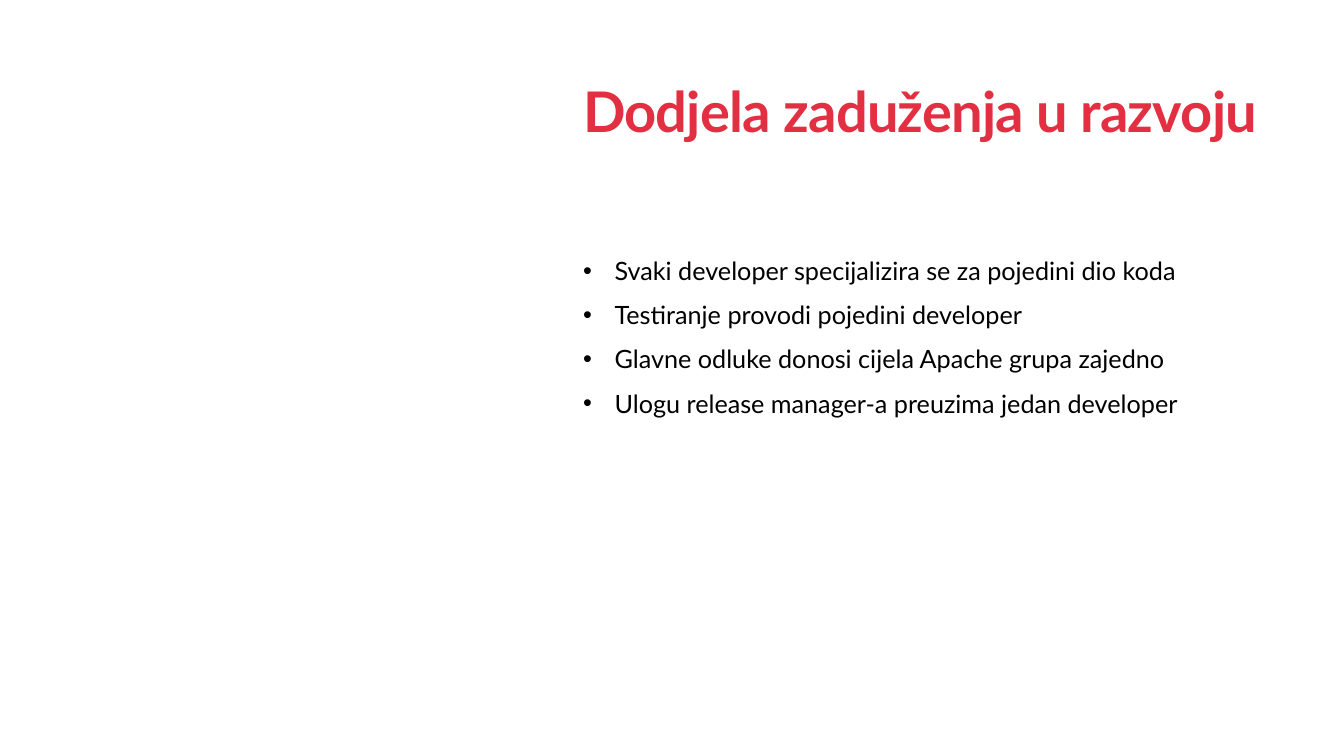
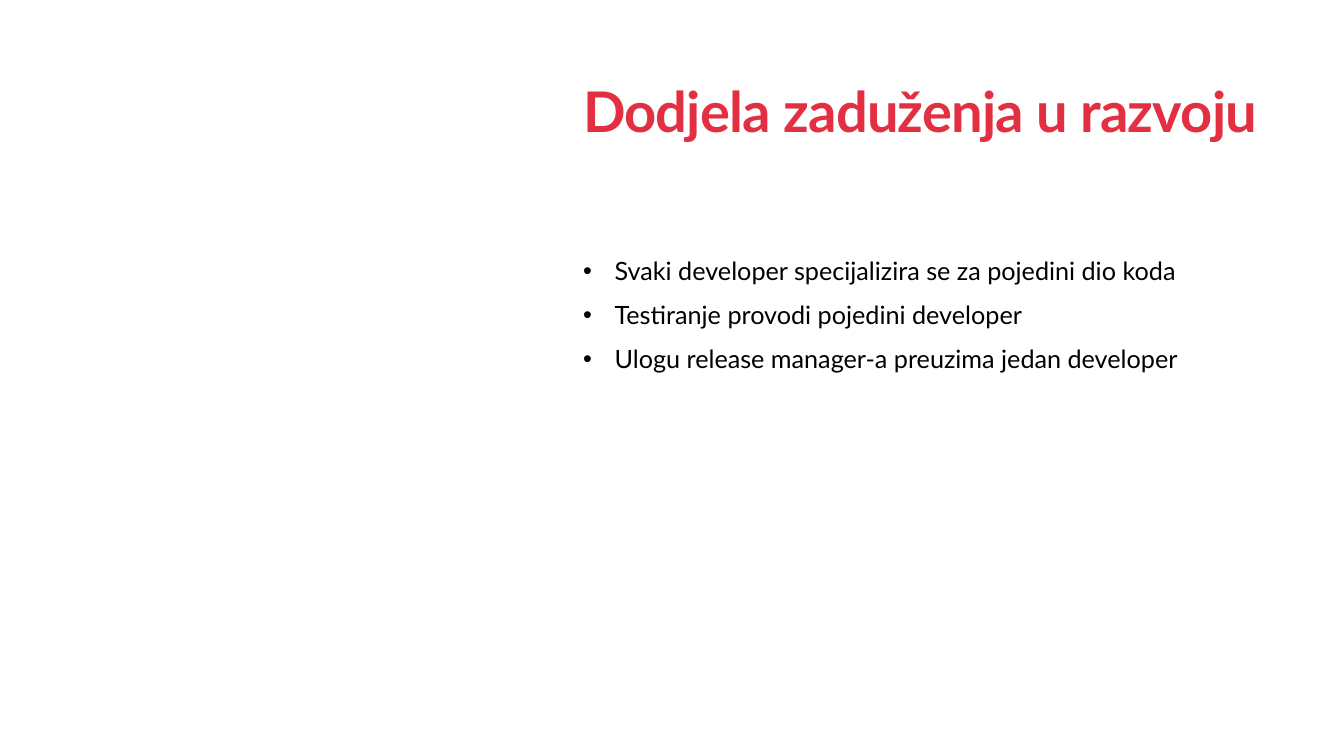
Before and after one commit to CvetkovskiIvor/ProgramskoInzenjerstvoSeminar, a slide deck: slide 22 of Open Source Prezentacija.pptx. Drawn at 1344x756 pixels with LibreOffice and Linux fonts; fonts in the diff are those of the drawing; background and template pictures are left out. Boxes give left, top, right and bottom in pixels: in the first picture for what was removed or moved away, otherwise in the second. Text is boxed around its words. In the diff, an @@ line names an element or a change of style, - is before the commit and + after.

```diff
--- a/Open Source Prezentacija.pptx
+++ b/Open Source Prezentacija.pptx
@@ text at (615,349,1165,373): paragraph removed @@
-• Glavne odluke donosi cijela Apache grupa zajedno
```
Also in this commit, not shown: 3 other slides changed.
